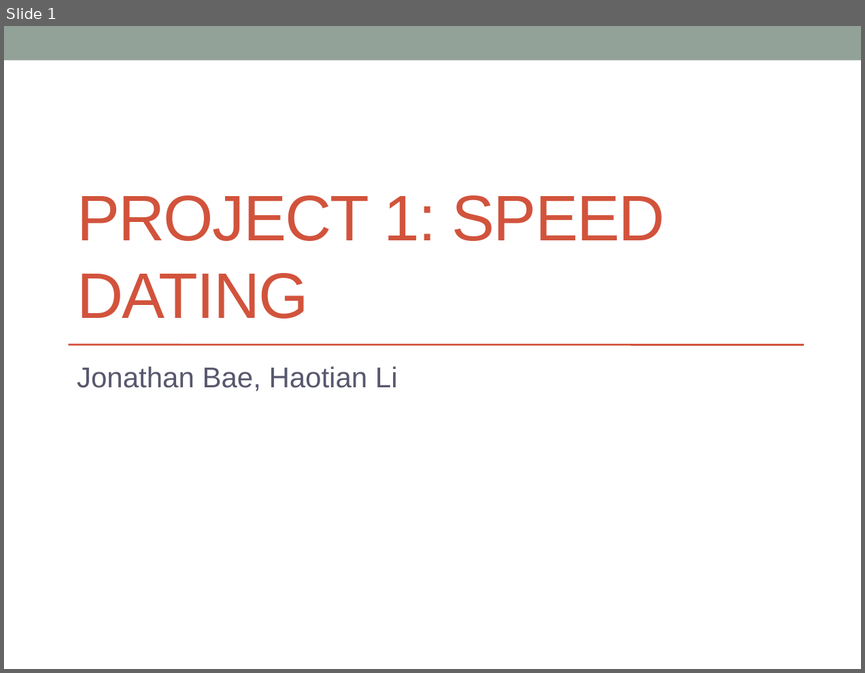
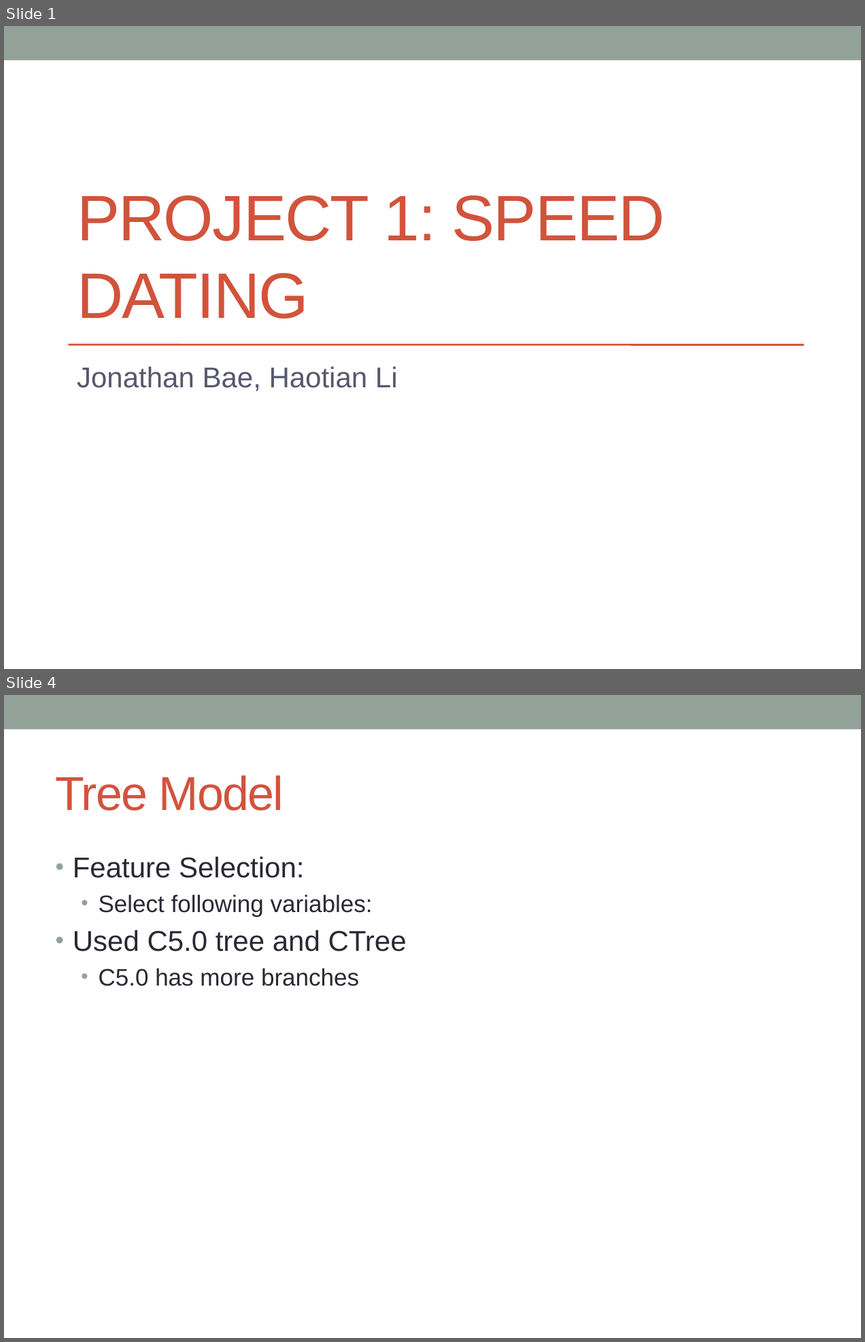
Before and after one commit to jonathanbae/4559Project1, a slide deck: baej.lih.project-1 Presentation.pptx. Shown one above the other, each under a label of ours: slide 1 before the commit, slides 1 and 4 after it; the slides between them are not shown. The pictures are 865x673 and 865x1342 pixels, drawn with LibreOffice and Linux fonts; fonts in the diff are those of the drawing. Boxes give left, top, right and bottom in pixels: in the first picture for what was removed or moved away, otherwise in the second. Text is boxed around its words. In the diff, an @@ line names an element or a change of style, - is before the commit and + after.

```diff
--- a/baej.lih.project-1 Presentation.pptx
+++ b/baej.lih.project-1 Presentation.pptx
@@ slide 4 added at (4,695,861,1338), background #FFFFFF; not listed: 1 template element that a slide beside it also shows @@
@@ title added at (56,775,283,811), 40 pt, text #D2533C @@
+Tree Model
@@ text added at (73,856,407,986), 20 pt, text #292934 @@
+• Feature Selection:
+  • Select following variables:
+• Used C5.0 tree and CTree
+  • C5.0 has more branches
```
Also in this commit, not shown: 4 slides changed, 2 other slides added, 7 slides removed, 1 other file.
